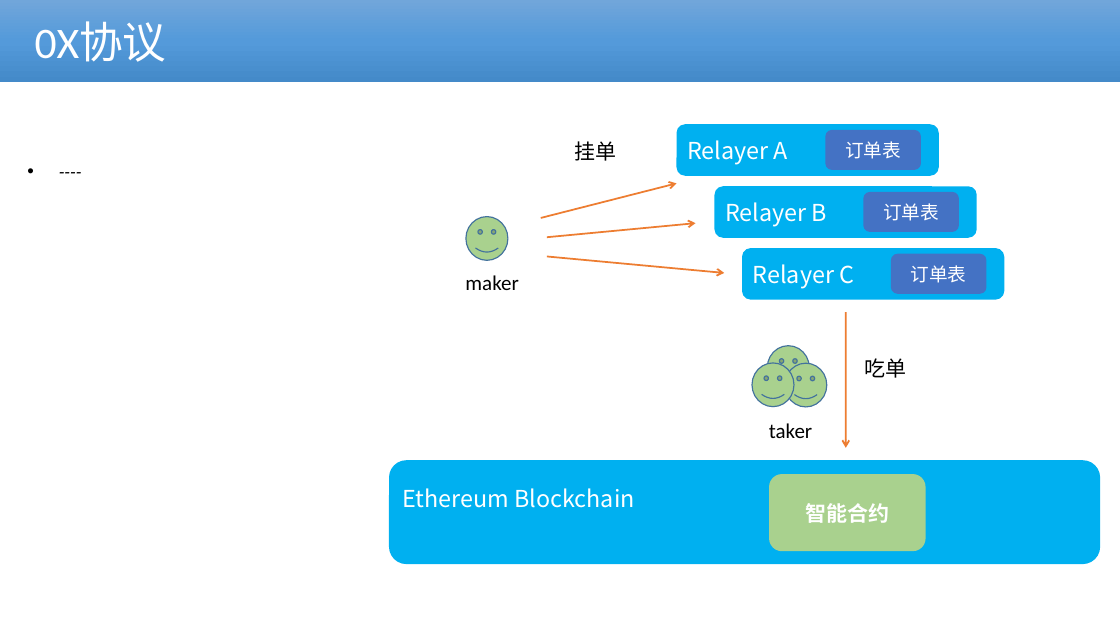
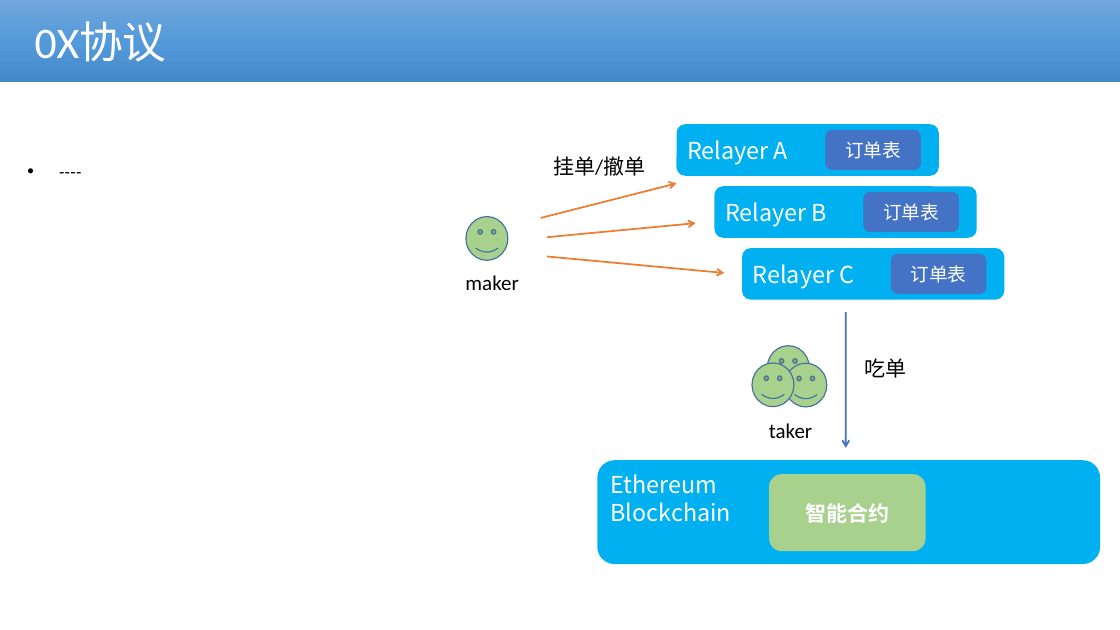
Before and after one commit to cmdpos/gaia, a slide deck: slide 18 of ppt/blockchain-dex.pptx (slide 15 before the commit). Drawn at 1120x630 pixels with LibreOffice and Linux fonts; fonts in the diff are those of the drawing; background and template pictures are left out. Boxes give left, top, right and bottom in pixels: in the first picture for what was removed or moved away, otherwise in the second. Text is boxed around its words. In the diff, an @@ line names an element or a change of style, - is before the commit and + after.

```diff
--- a/ppt/blockchain-dex.pptx
+++ b/ppt/blockchain-dex.pptx
@@ text at [553, 156, 645, 176]: text changed @@
-挂单
+挂单/撤单
@@ arrow (846, 312) - (846, 448): stroke #ED7D31 1.5 pt to #4472C4 1.5 pt @@
@@ rounded rectangle "Ethereum": place and size @@
-rounded rectangle "Ethereum" at [389, 460, 1101, 565]
+rounded rectangle "Ethereum" at [597, 460, 1101, 565]
@@ text in rounded rectangle at [611, 474, 731, 522]: text changed @@
-Ethereum Blockchain
+Ethereum
+Blockchain
```
Also in this commit, not shown: 8 other slides changed, 4 slides added, 1 other file.
